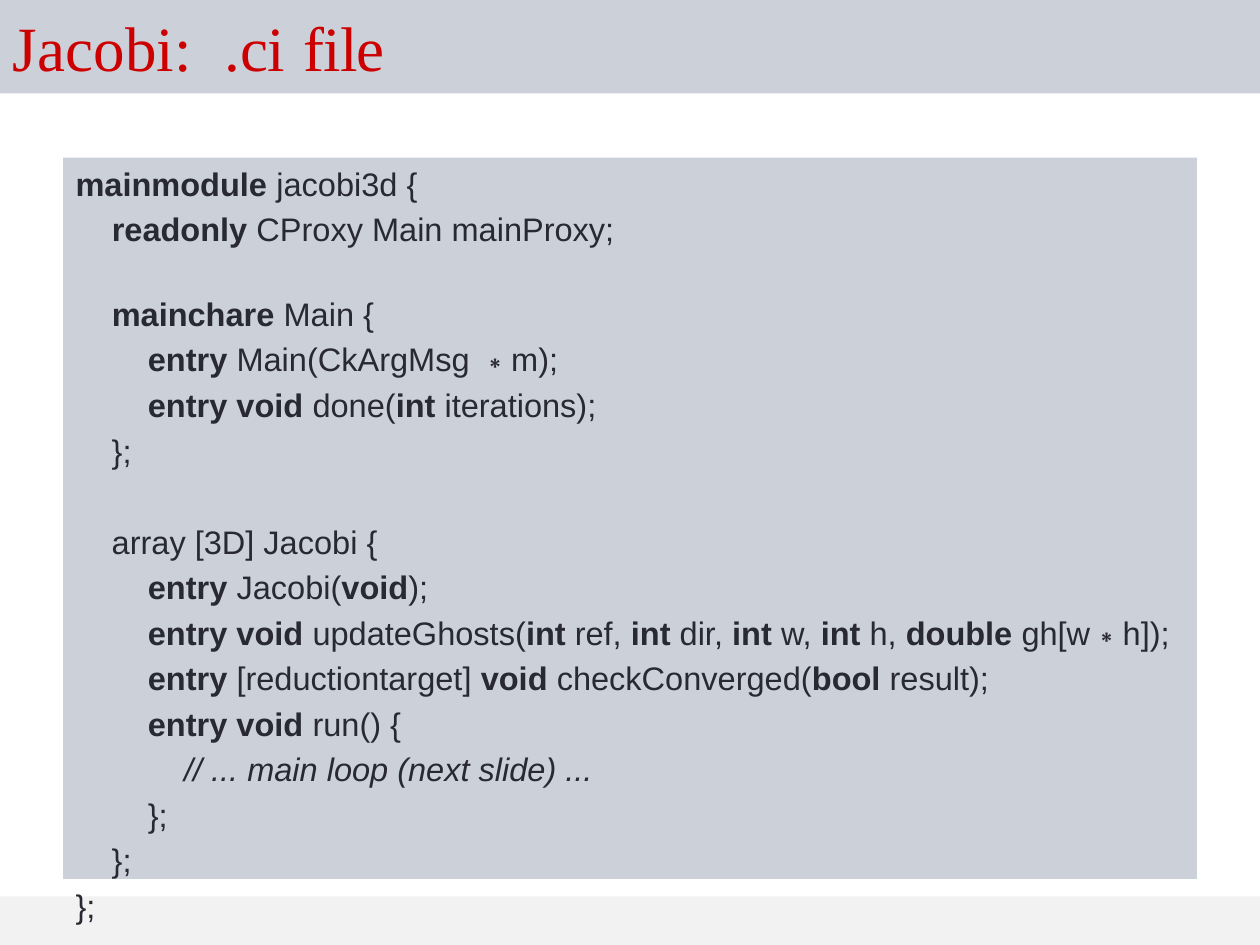
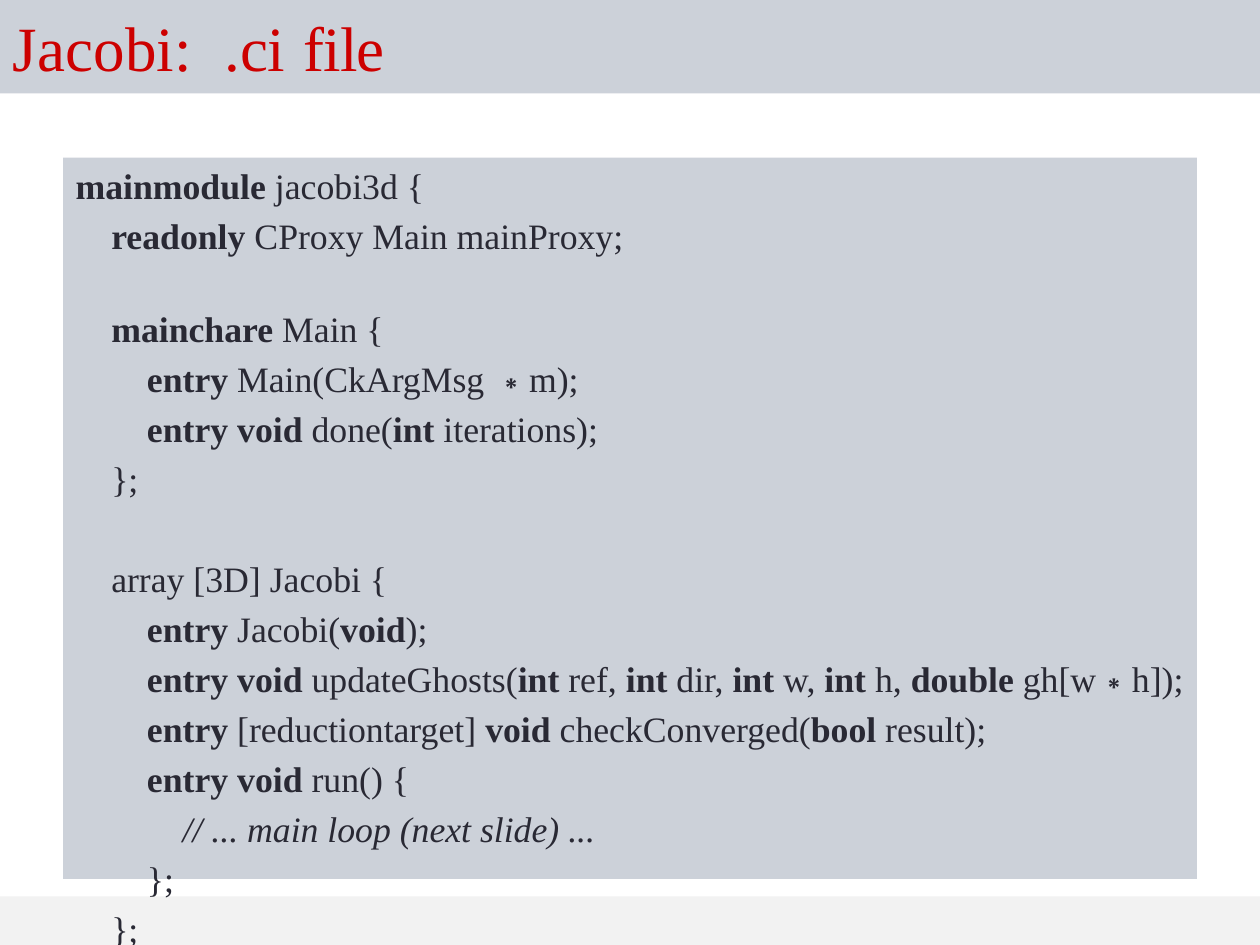
Before and after one commit to UIUC-PPL/charm_tutorial, a slide deck: slide 42 of tutorial.pptx (slide 35 before the commit). Drawn at 1260x945 pixels with LibreOffice and Linux fonts; fonts in the diff are those of the drawing. Boxes give left, top, right and bottom in pixels: in the first picture for what was removed or moved away, otherwise in the second. Text is boxed around its words. In the diff, an @@ line names an element or a change of style, - is before the commit and + after.

Commit message:
Theme font changed to Times New Roman. More slides added. :

```diff
--- a/tutorial.pptx
+++ b/tutorial.pptx
@@ text "mainmodule jacobi3d {" at [63, 158, 1197, 879]: size 18.6 to 20.4 pt, font Arial to Times New Roman @@
```
Also in this commit, not shown: 32 other slides changed, 7 slides added.
